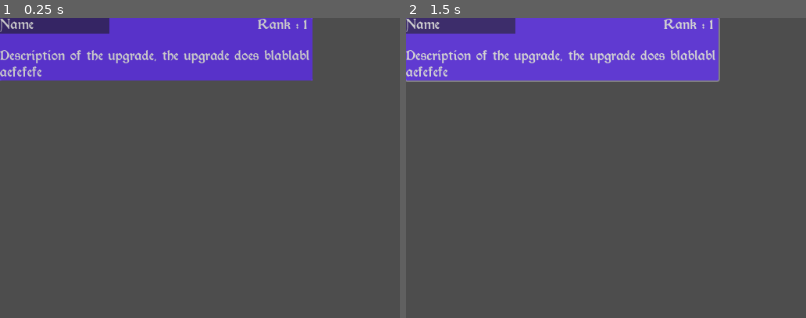
Above: before the commit, frames 1-2 (left to right).
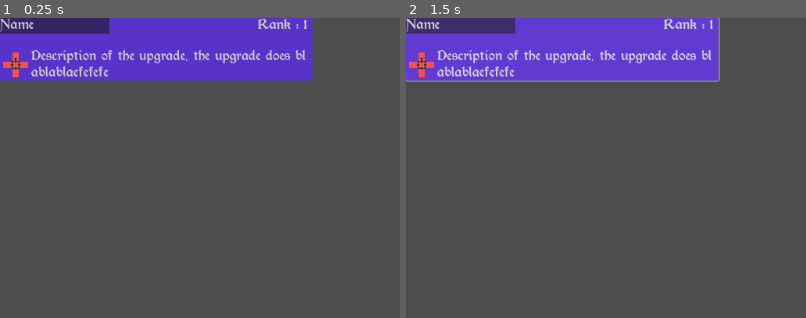
Above: after the commit, the same moments.

Repository: Silvester56/lastflower
Game: Godot game, scene res://scenes/upgrade.tscn
Two runs of this game, one before a commit and one after it. Both use one fixed random seed, a clock stepped at 60 frames per second and the inputs below. This scene is started directly instead of the project's main scene.
Inputs (mouse positions are % of the whole screen's width and height, from its top left):
- Up to frame 1 (0.25 s): no input
- Up to frame 2 (1.5 s): click (20, 5) at 0.5 s; tap Enter at 1.25 s; hold D (right) from 1.28 s (still down); tap Space (melee) at 1.35 s
The pictures show only the part of the screen within x 0-50%, y 0-50%; the shares and areas given below are measured in that part.

The runs differ from the first frame. In frame 1, 2.3% of the frame differs, in the area x 0-78%, y 10-20%; in frame 2, 2.3%.

Commit message:
Limit upgrade ranks to 5 and add upgrade icons

Diff:
--- a/scenes/upgrade.tscn
+++ b/scenes/upgrade.tscn
@@ -1,7 +1,8 @@
-[gd_scene load_steps=3 format=3 uid="uid://cwai0kw1fkp4y"]
+[gd_scene load_steps=4 format=3 uid="uid://cwai0kw1fkp4y"]
 
 [ext_resource type="Theme" uid="uid://xw13thsvp7al" path="res://themes/morris_small.tres" id="1_cg6jw"]
 [ext_resource type="Script" path="res://scripts/upgrade.gd" id="2_ecwas"]
+[ext_resource type="Texture2D" uid="uid://oicocqh5uq6d" path="res://assets/upgrades.png" id="3_w0qea"]
 
 [node name="Upgrade" type="Control"]
 layout_mode = 3
@@ -42,6 +43,7 @@
 
 [node name="Description" type="Label" parent="."]
 layout_mode = 0
+offset_left = 40.0
 offset_top = 40.0
 offset_right = 400.0
 offset_bottom = 79.0
@@ -54,4 +56,10 @@
 offset_right = 400.0
 offset_bottom = 80.0
 
+[node name="Sprite2D" type="Sprite2D" parent="."]
+position = Vector2(20, 60)
+texture = ExtResource("3_w0qea")
+region_enabled = true
+region_rect = Rect2(0, 0, 32, 32)
+
 [connection signal="pressed" from="Button" to="." method="_on_button_pressed"]
--- a/scripts/upgrade.gd
+++ b/scripts/upgrade.gd
@@ -4,10 +4,11 @@
 
 var upgradeIdentifier
 
-func setProperties(nameText, labelText, rank, id) -> void:
+func setProperties(nameText, labelText, rank, id, spriteOffset = 0) -> void:
 	$Name.text = nameText
 	$Description.text = labelText
 	$Rank.text = "Rank : " + str(rank)
+	$Sprite2D.region_rect = Rect2(spriteOffset, 0, 32, 32)
 	upgradeIdentifier = id
 
 func _on_button_pressed() -> void:
--- a/scripts/upgrade_manager.gd
+++ b/scripts/upgrade_manager.gd
@@ -16,10 +16,13 @@
 	var possibleUpgrade
 	show()
 	get_tree().paused = true
-	while len(availableUpgrades) < 3:
-		possibleUpgrade = allUpgrades.keys().pick_random()
-		if not availableUpgrades.has(possibleUpgrade):
-			availableUpgrades.push_front(possibleUpgrade)
+	if len(allUpgrades) <= 3:
+		availableUpgrades = allUpgrades.keys()
+	else :
+		while len(availableUpgrades) < 3:
+			possibleUpgrade = allUpgrades.keys().pick_random()
+			if not availableUpgrades.has(possibleUpgrade):
+				availableUpgrades.push_front(possibleUpgrade)
 	for upgradeId in availableUpgrades:
 		createUpgrade(upgradeId, allUpgrades[upgradeId])
 
@@ -28,9 +31,9 @@
 	if upgradeId == "AUTO_HEAL_SPEED":
 		result.setProperties("Sap speed", "Makes auto heal faster", rank, upgradeId)
 	if upgradeId == "AUTO_HEAL_POWER":
-		result.setProperties("Sap power", "More health per auto heal", rank, upgradeId)
+		result.setProperties("Sap power", "More health per auto heal", rank, upgradeId, 64)
 	if upgradeId == "MELEE_COOLDOWN":
-		result.setProperties("Spores", "Decreases melee attack cooldown", rank, upgradeId)
+		result.setProperties("Spores", "Decreases melee attack cooldown", rank, upgradeId, 32)
 	if upgradeId == "SHOOTING_WEAPON":
 		result.setProperties("Slingshot", "Better long distance weapon", rank, upgradeId)
 	if upgradeId == "SHOOTING_POWER":
@@ -47,6 +50,8 @@
 			c.queue_free()
 	get_tree().paused = false
 	allUpgrades[upgradeIdentifier] = allUpgrades[upgradeIdentifier] + 1
+	if allUpgrades[upgradeIdentifier] == 6:
+		allUpgrades.erase(upgradeIdentifier)
 	if upgradeIdentifier == "AUTO_HEAL_SPEED":
 		$"../..".increaseAutoHealSpeed()
 	if upgradeIdentifier == "AUTO_HEAL_POWER":
Binary file added: assets/upgrades.png
Not shown, added: assets/upgrades.png.import
